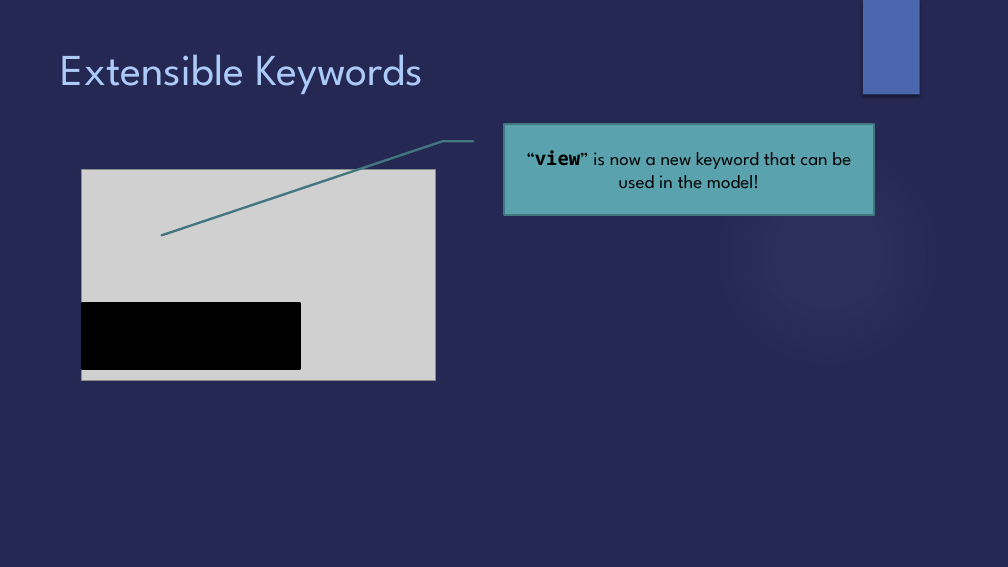
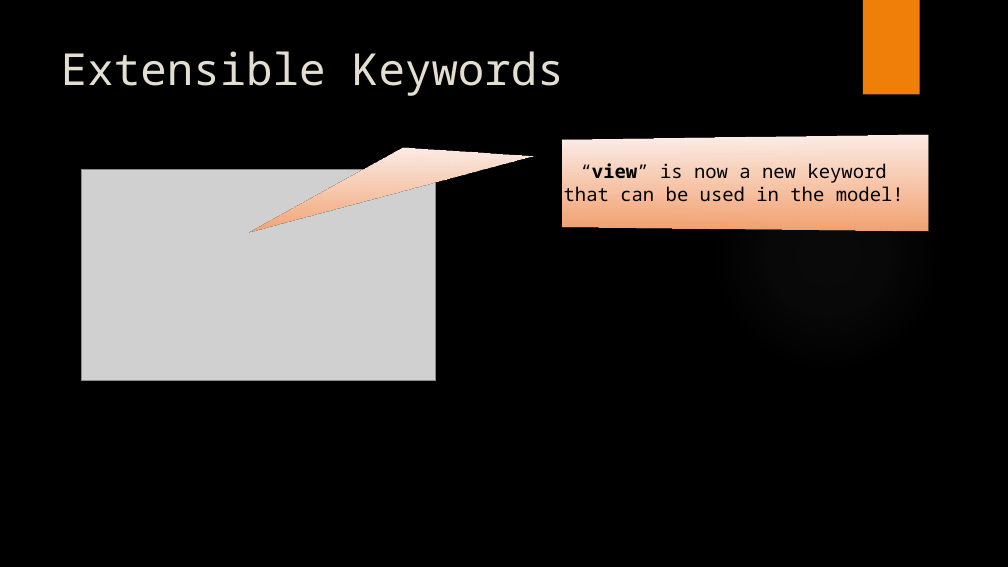
Before and after one commit to Open-MBEE/klang, a slide deck: slide 9 of presentations/K.pptx. Drawn at 1008x567 pixels with LibreOffice and Linux fonts; fonts in the diff are those of the drawing; grey boxes stand for pictures; background and template pictures are left out. Boxes give left, top, right and bottom in pixels: in the first picture for what was removed or moved away, otherwise in the second. Text is boxed around its words. In the diff, an @@ line names an element or a change of style, - is before the commit and + after.

```diff
--- a/presentations/K.pptx
+++ b/presentations/K.pptx
@@ background #242852 to picture (left out) @@
@@ rectangle at (x1=863, y1=0, x2=920, y2=95): fill #4A66AC to #F07F09 @@
@@ title "Extensible Keywords" at (x1=61, y1=51, x2=564, y2=96): font League Spartan to Noto Sans Mono, text colour #ACCBF9 to #E3DED1 @@
@@ border callout "“view” is now a new ..." moved from (x1=504, y1=124, x2=874, y2=215) to (x1=549, y1=138, x2=919, y2=228) @@
@@ border callout "“view” is now a new ..." at (x1=549, y1=138, x2=919, y2=228): font League Spartan to Noto Sans Mono; fill #5AA2AE to gradient #FCEDE6 to #F4A373; outline #437881 2.25 pt to #F07F09 0.75 pt; proportions changed @@
@@ ellipse at (x1=712, y1=138, x2=944, y2=371): fill gradient #9297CF to gradient #848484 @@
@@ rectangle removed at (x1=82, y1=303, x2=299, y2=369) @@
```
Also in this commit, not shown: 8 other slides changed, 17 slides added, 1 slide removed.
